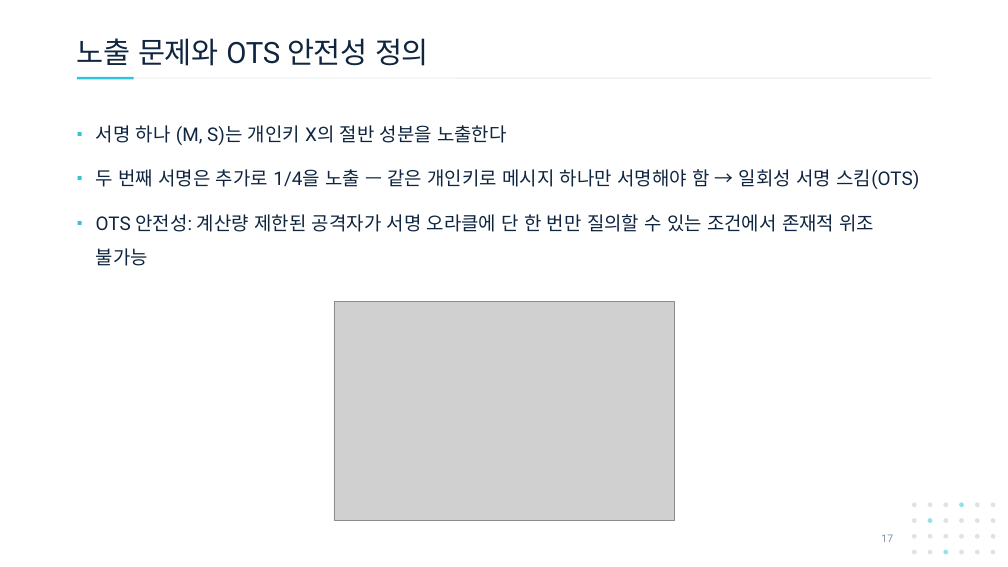
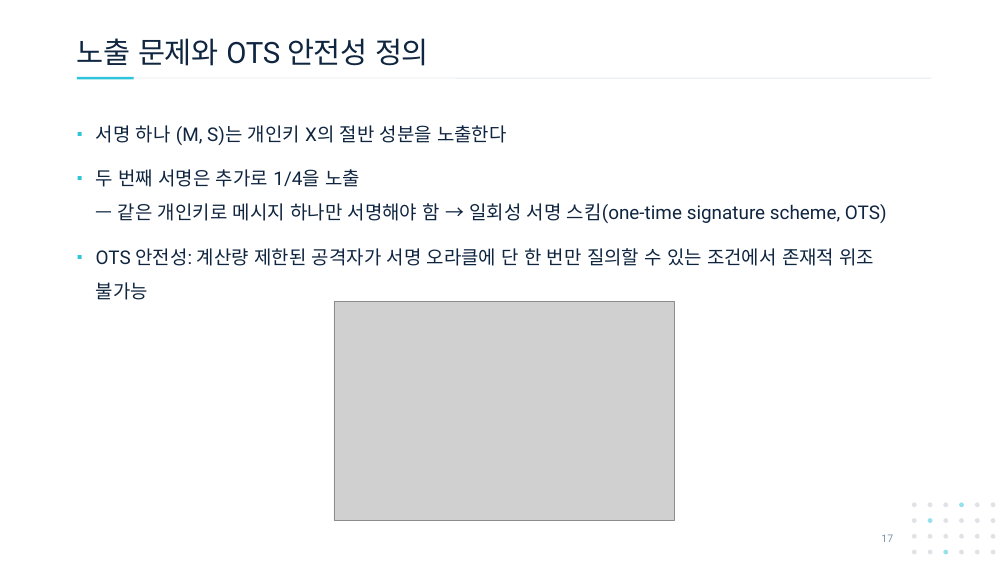
Before and after one commit to giyuubin/PQC, a slide deck: slide 17 of presentation/0909_15_Hash-Functions-and-Lamport-OTS.pptx. Drawn at 1008x567 pixels with LibreOffice and Linux fonts; fonts in the diff are those of the drawing; grey boxes stand for pictures. Boxes give left, top, right and bottom in pixels: in the first picture for what was removed or moved away, otherwise in the second. Text is boxed around its words. In the diff, an @@ line names an element or a change of style, - is before the commit and + after.

Commit message:
docs: 약자 풀어씀

```diff
--- a/presentation/0909_15_Hash-Functions-and-Lamport-OTS.pptx
+++ b/presentation/0909_15_Hash-Functions-and-Lamport-OTS.pptx
@@ text at (x1=96, y1=169, x2=887, y2=223): text changed @@
-▪ 두 번째 서명은 추가로 1/4을 노출 — 같은 개인키로 메시지 하나만 서명해야 함 → 일회성 서명 스킴(OTS)
+▪ 두 번째 서명은 추가로 1/4을 노출
+  — 같은 개인키로 메시지 하나만 서명해야 함 → 일회성 서명 스킴(one-time signature scheme, OTS)
```
